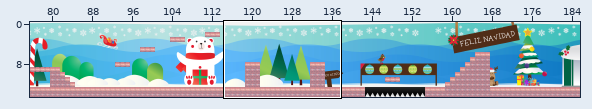
A Tiled map gets an edit: data/map/1.tmx. The first picture is a wide view before the edit; the outline marks the close-up.
Close-up. Old version:
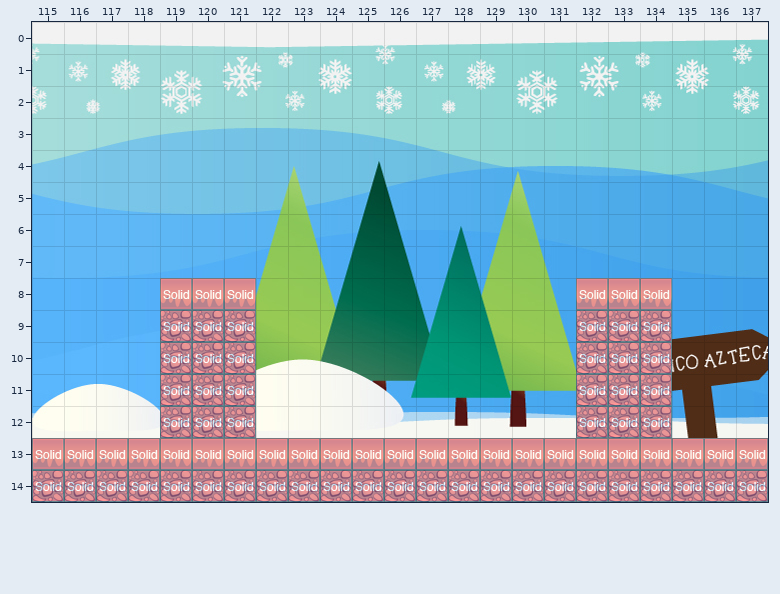
Cells are 32x32 px. Shown: x 115..137, y 0..14. The commit also changed other parts of the map, which this record leaves out.
The result:
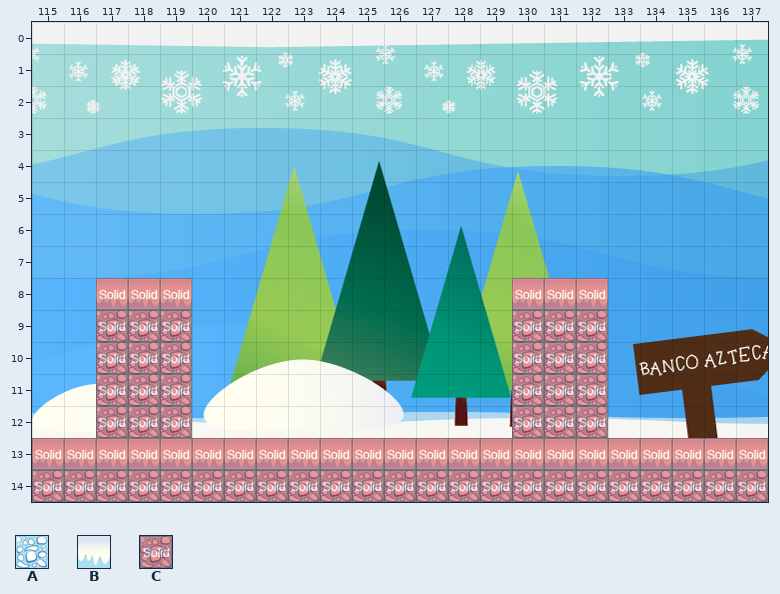
Key: from "Piso_inferior": A 0; from "Piso_superior": B 0; from "metatiles32x32": C 0 "solid".
_ is an empty cell.
See-through tiles are keyed as they look on the map.
Changes in this commit:
Layer "patrones":
y 8: x 117..118 __ -> BB; x 120..121 BB -> __; x 130..131 __ -> BB; x 133..134 BB -> __
y 9..12: x 117..118 __ -> AA; x 120..121 AA -> __; x 130..131 __ -> AA; x 133..134 AA -> __
Layer "collision":
y 8..12: x 117..118 __ -> CC; x 120..121 CC -> __; x 130..131 __ -> CC; x 133..134 CC -> __
Changed places in both close-ups, as pixel boxes (x1, y1, x2, y2):
added: (96, 278, 160, 438)
removed: (192, 278, 256, 438)
added: (512, 278, 576, 438)
removed: (608, 278, 672, 438)
